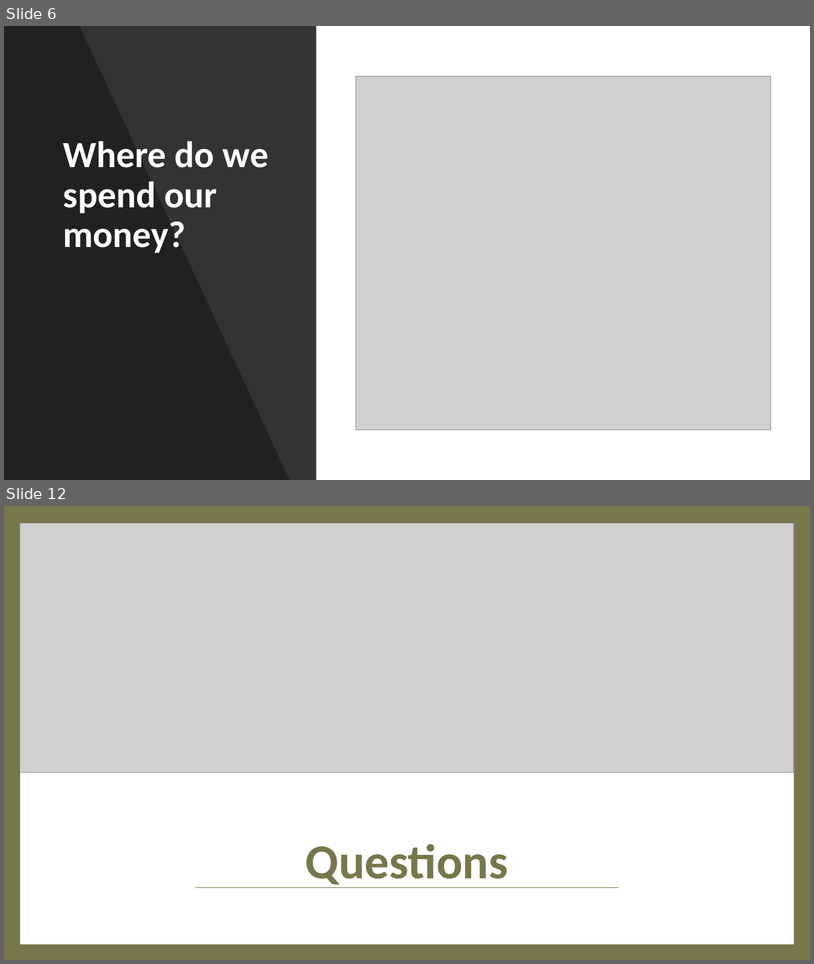
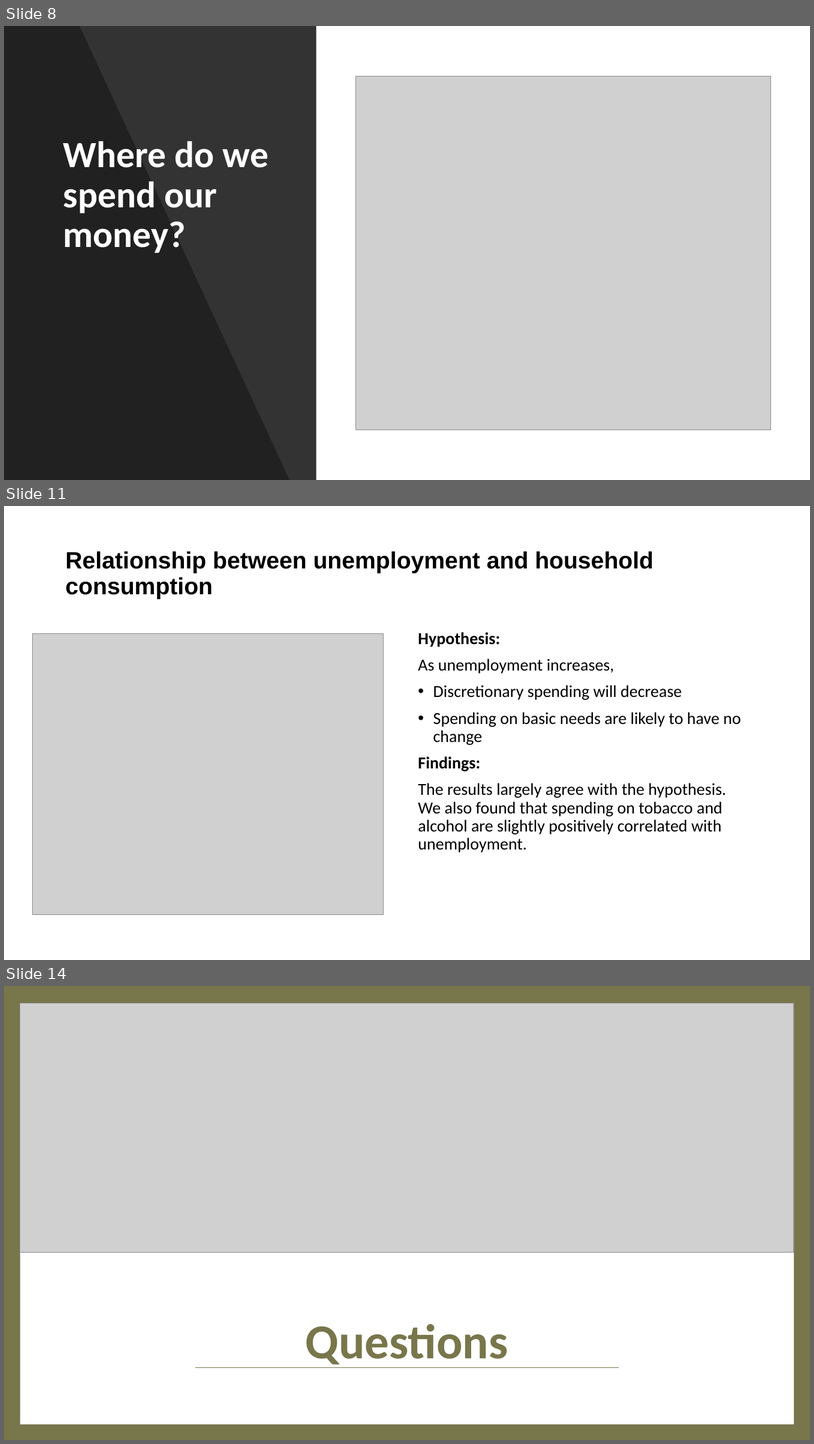
Before and after one commit to twigikit/FTBC_project_1, a slide deck: Aus Household Consumption and Expenditure Pattern.pptx. Shown one above the other, each under a label of ours: slides 6 and 12 before the commit, slides 8, 11 and 14 after it; the slides between them are not shown. The pictures are 814x964 and 814x1444 pixels, drawn with LibreOffice and Linux fonts; fonts in the diff are those of the drawing; grey boxes stand for pictures. Boxes give left, top, right and bottom in pixels: in the first picture for what was removed or moved away, otherwise in the second. Text is boxed around its words. In the diff, an @@ line names an element or a change of style, - is before the commit and + after.

```diff
--- a/Aus Household Consumption and Expenditure Pattern.pptx
+++ b/Aus Household Consumption and Expenditure Pattern.pptx
@@ slide 11 added at [4, 506, 810, 960], background #FFFFFF @@
@@ title added at [65, 551, 654, 599], 28 pt, text #000000, bold @@
+Relationship between unemployment and household consumption
@@ picture added at [32, 634, 384, 915] @@
@@ text added at [418, 632, 741, 852], 20 pt, text #000000 @@
+Hypothesis:
+As unemployment increases,
+• Discretionary spending will decrease
+• Spending on basic needs are likely to have no change
+Findings:
+The results largely agree with the hypothesis. We also found that spending on tobacco and alcohol are slightly positively correlated with unemployment.
@@ what was slide 6 is now slide 8 @@
@@ what was slide 12 is now slide 14 @@
```
Also in this commit, not shown: 5 slides changed, 5 other slides added, 4 slides removed, 1 other file.
